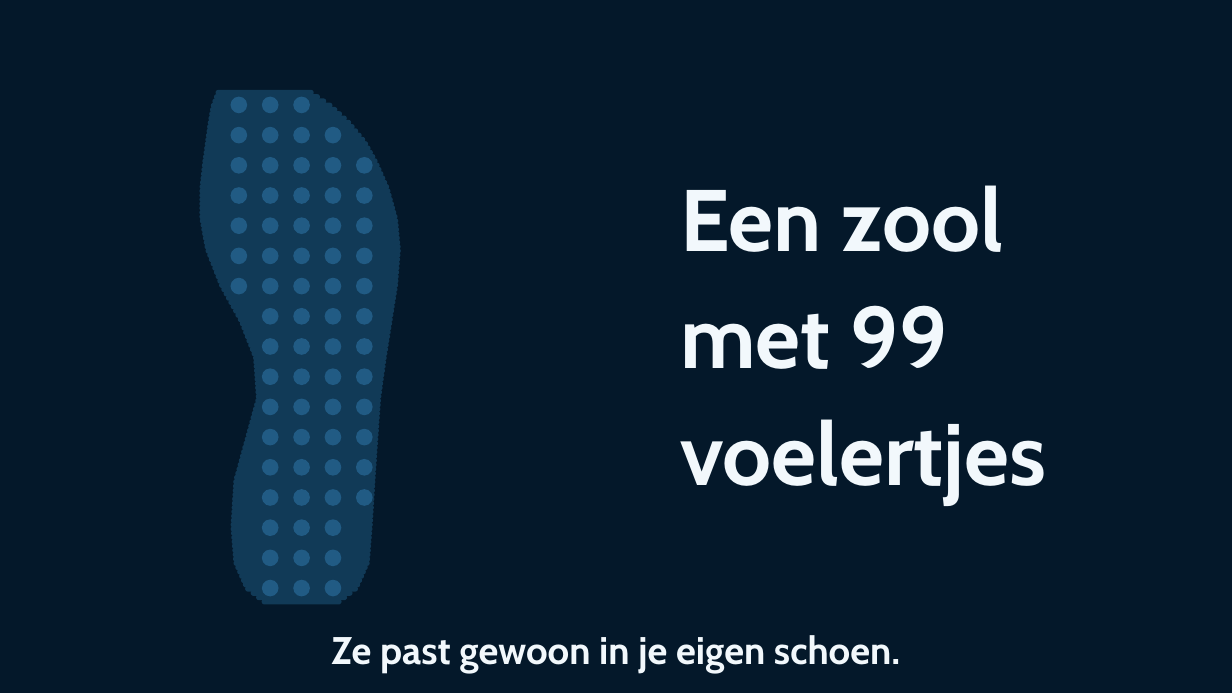
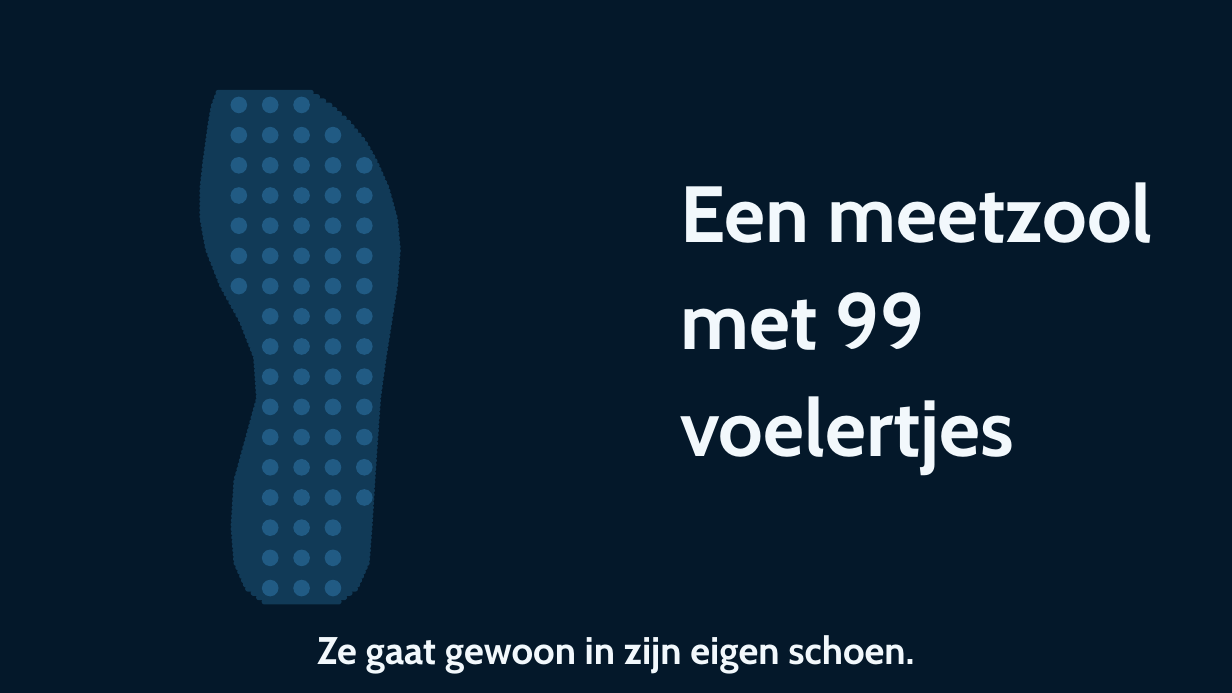
Before and after one commit to Dellfs/paradise-project, a slide deck: slide 8 of PARADISE_presentatie/PARADISE_animatie.pptx. Drawn at 1232x693 pixels with LibreOffice and Linux fonts; fonts in the diff are those of the drawing. Boxes give left, top, right and bottom in pixels: in the first picture for what was removed or moved away, otherwise in the second. Text is boxed around its words. In the diff, an @@ line names an element or a change of style, - is before the commit and + after.

```diff
--- a/PARADISE_presentatie/PARADISE_animatie.pptx
+++ b/PARADISE_presentatie/PARADISE_animatie.pptx
@@ text at bbox=[680, 182, 1153, 243]: text changed; size 68 to 62 pt @@
-Een zool
+Een meetzool
@@ text at bbox=[680, 292, 1014, 473]: size 68 to 62 pt in "met 99", "voelertjes" @@
@@ text at bbox=[317, 635, 914, 674]: text changed @@
-Ze past gewoon in je eigen schoen.
+Ze gaat gewoon in zijn eigen schoen.
```
Also in this commit, not shown: 8 other slides changed, 5 slides added, 3 slides removed, 2 other files.
